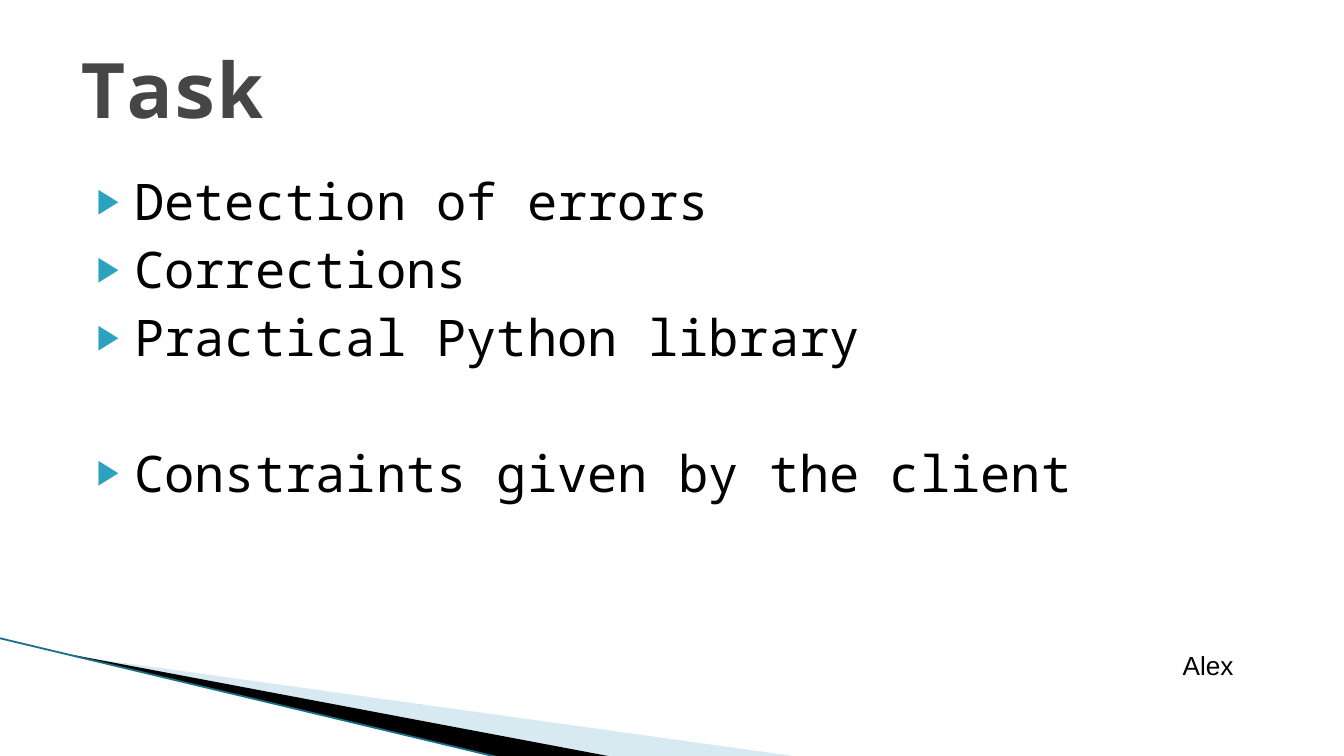
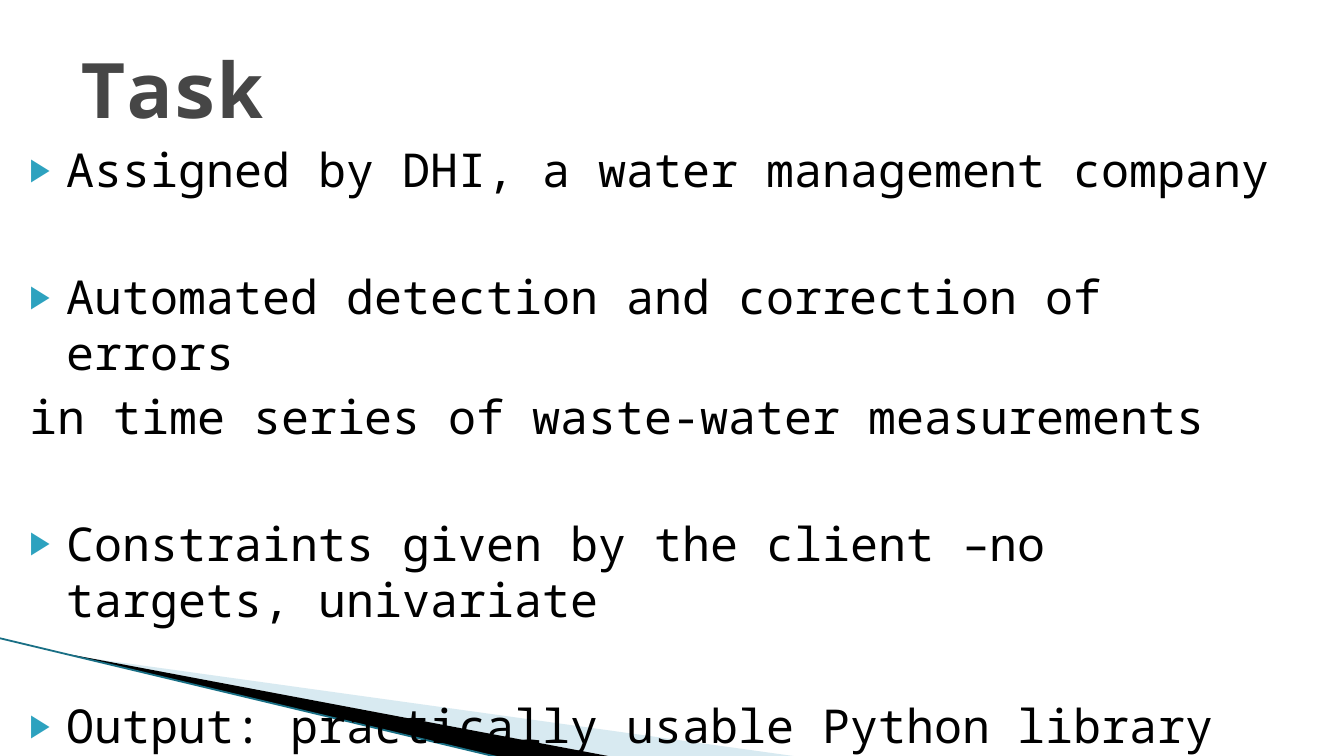
Before and after one commit to macejova/Ecox-seminar-project, a slide deck: slide 2 of prez/Macejovsky_Pardubicky_prez.pptx. Drawn at 1344x756 pixels with LibreOffice and Linux fonts; fonts in the diff are those of the drawing; background and template pictures are left out. Boxes give left, top, right and bottom in pixels: in the first picture for what was removed or moved away, otherwise in the second. Text is boxed around its words. In the diff, an @@ line names an element or a change of style, - is before the commit and + after.

```diff
--- a/prez/Macejovsky_Pardubicky_prez.pptx
+++ b/prez/Macejovsky_Pardubicky_prez.pptx
@@ text at [29, 151, 1270, 756]: text changed; size 27 to 25 pt @@
-▶ Detection of errors
-▶ Corrections
-▶ Practical Python library
-▶ Constraints given by the client
+▶ Assigned by DHI, a water management company
+▶ Automated detection and correction of errors
+in time series of waste-water measurements
+▶ Constraints given by the client –no targets, univariate
+▶ Output: practically usable Python library
@@ text removed at [1183, 656, 1234, 676] @@
-Alex
```
Also in this commit, not shown: 11 other slides changed, 2 slides added, 1 slide removed.
